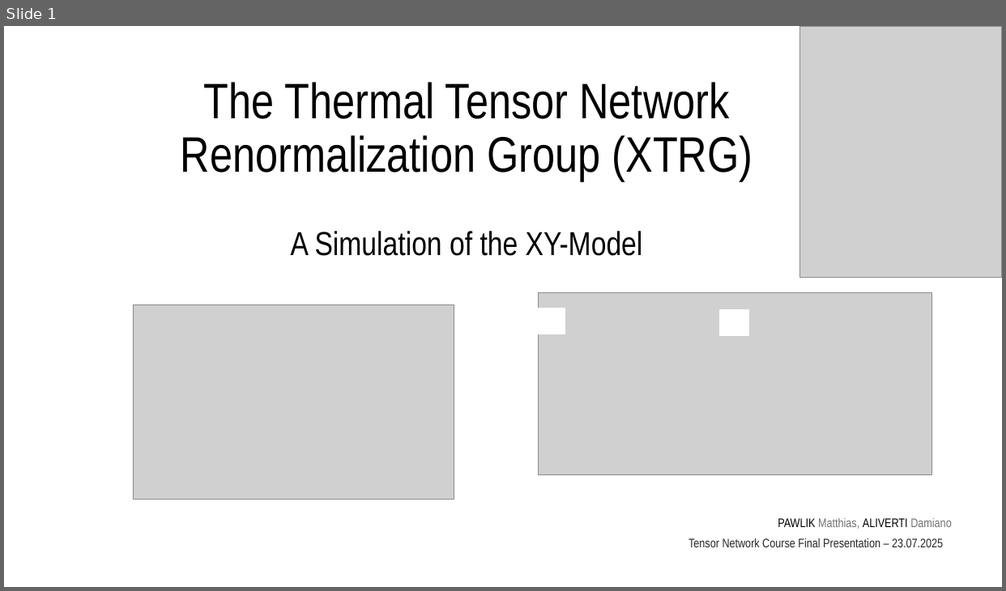
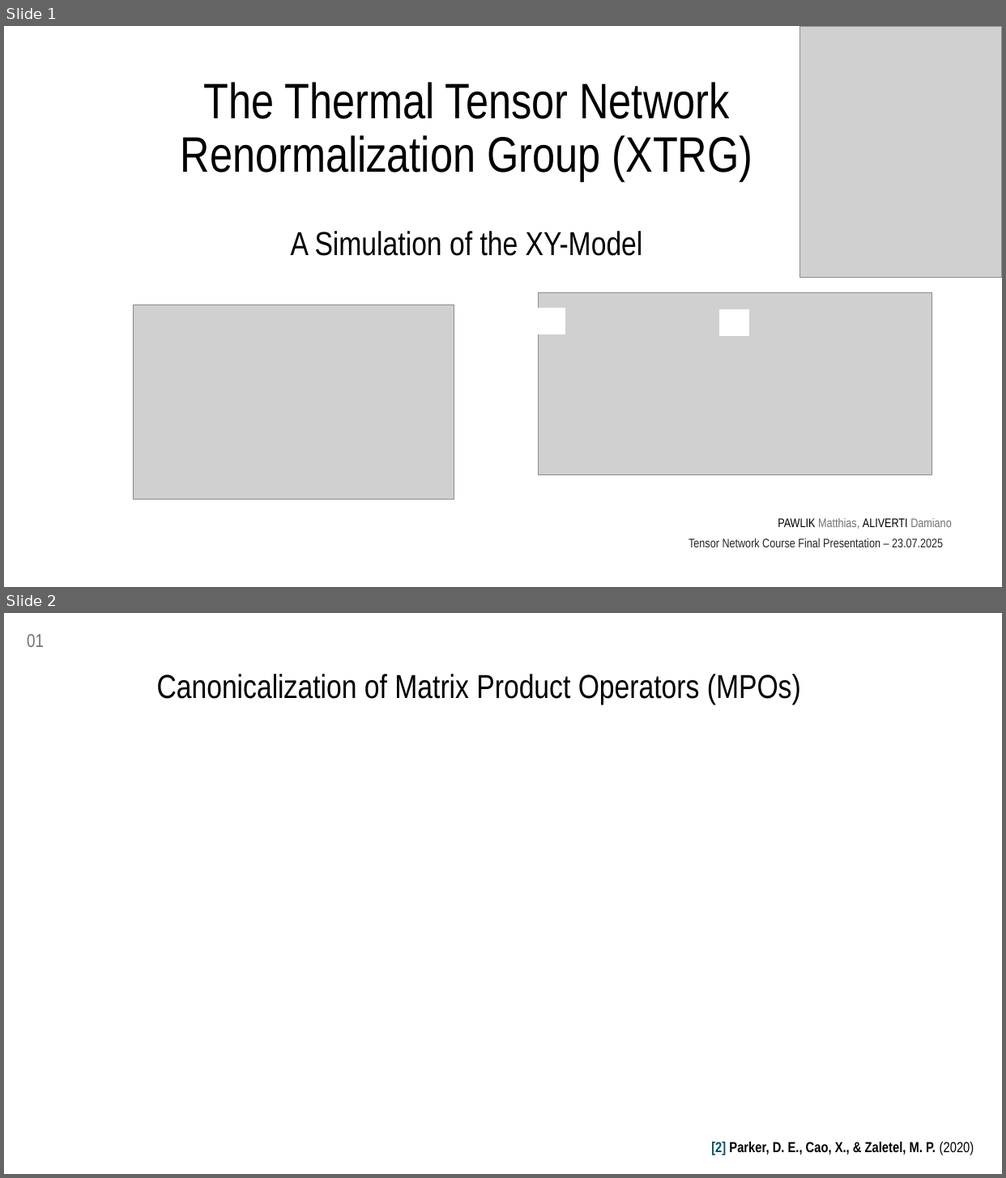
Before and after one commit to MrHighsenberg/XTRG-Algorithm, a slide deck: presentation/Term_Project_XTRG_Presentation.pptx. Shown one above the other, each under a label of ours: slide 1 before the commit, slides 1 and 2 after it. The pictures are 1006x591 and 1006x1178 pixels, drawn with LibreOffice and Linux fonts; fonts in the diff are those of the drawing; grey boxes stand for pictures. Boxes give left, top, right and bottom in pixels: in the first picture for what was removed or moved away, otherwise in the second. Text is boxed around its words. In the diff, an @@ line names an element or a change of style, - is before the commit and + after.

```diff
--- a/presentation/Term_Project_XTRG_Presentation.pptx
+++ b/presentation/Term_Project_XTRG_Presentation.pptx
@@ slide 2 added at (x1=4, y1=613, x2=1002, y2=1174), background #FFFFFF @@
@@ text added at (x1=27, y1=634, x2=44, y2=647), 18 pt, text #747474 @@
+01
@@ text added at (x1=157, y1=674, x2=801, y2=705), 32 pt, text #000000 @@
+Canonicalization of Matrix Product Operators (MPOs)
@@ text added at (x1=711, y1=1142, x2=974, y2=1156), 14 pt, text #000000, bold @@
+[2] Parker, D. E., Cao, X., & Zaletel, M. P. (2020)
```
Also in this commit, not shown: 2 slides changed, 1 other slide added, 3 slides removed, 7 other files.
